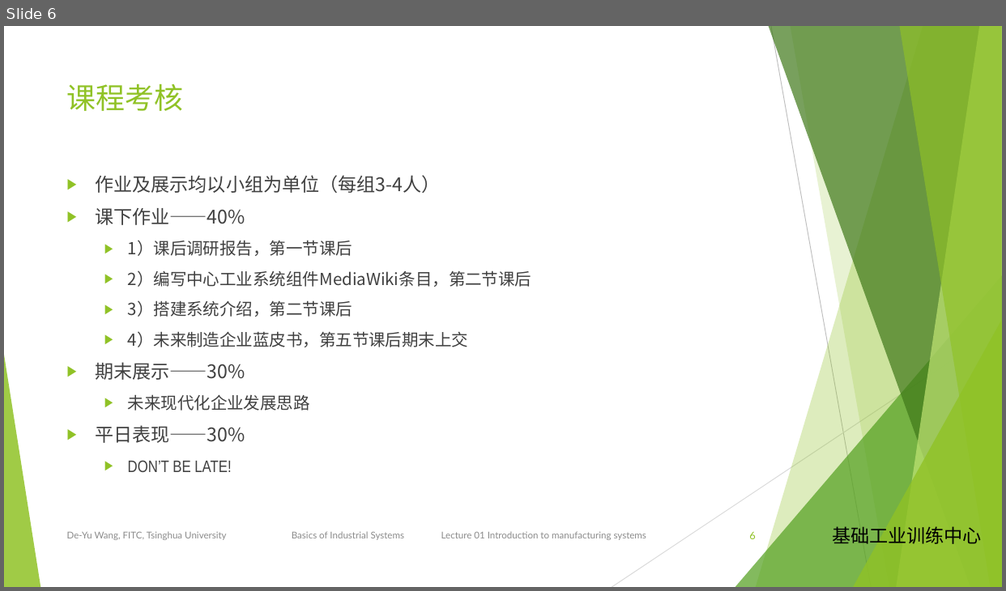
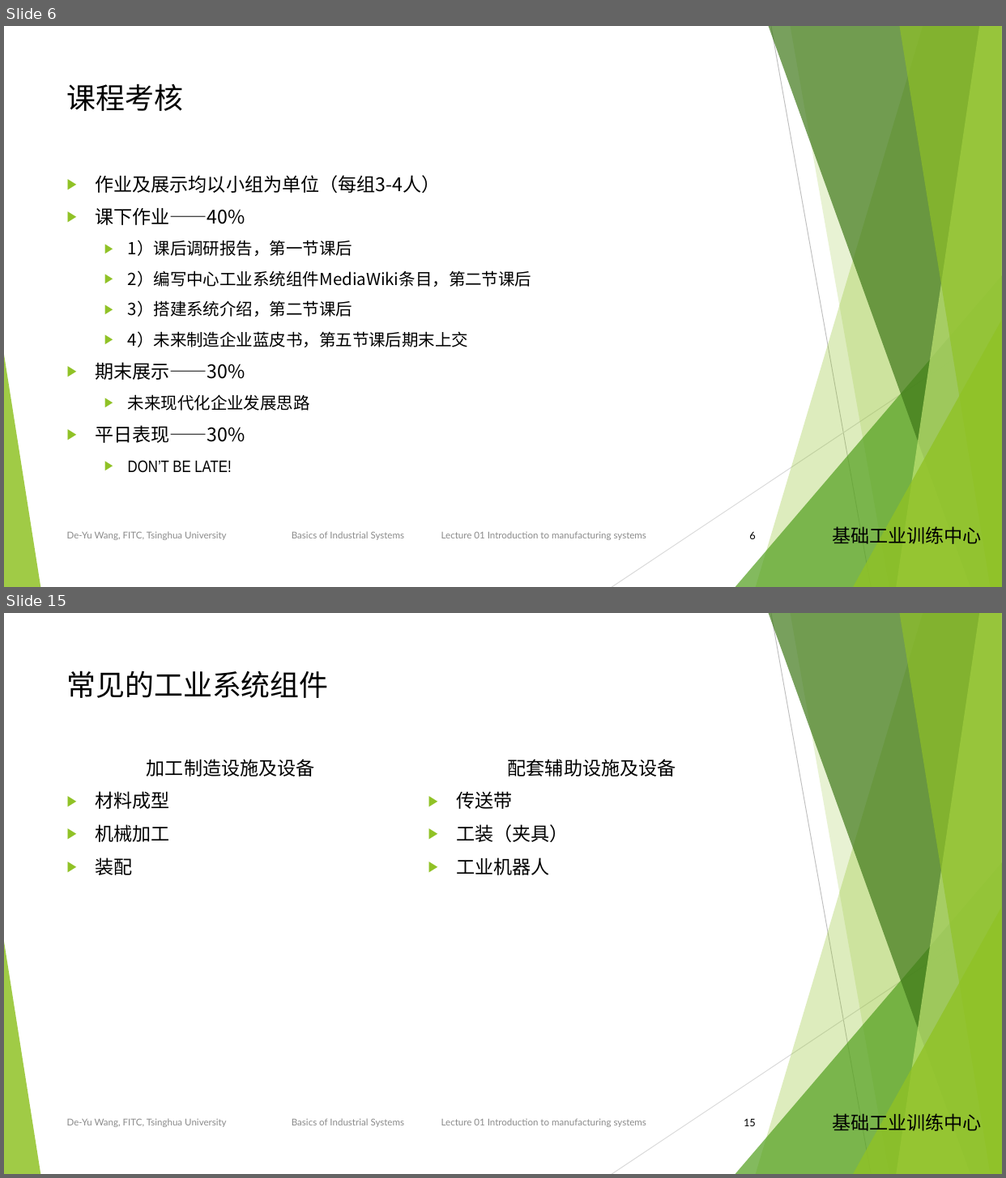
Before and after one commit to woodyme/i.center_my_workzone, a slide deck: 工业系统概论/课程方案/工业系统沙盘01-制造系统导言.pptx. Shown one above the other, each under a label of ours: slide 6 before the commit, slides 6 and 15 after it; the slides between them are not shown. The pictures are 1006x591 and 1006x1178 pixels, drawn with LibreOffice and Linux fonts; fonts in the diff are those of the drawing; background and template pictures are left out. Boxes give left, top, right and bottom in pixels: in the first picture for what was removed or moved away, otherwise in the second. Text is boxed around its words. In the diff, an @@ line names an element or a change of style, - is before the commit and + after.

Commit message:
update 工业系统沙盘 案例简介 及 01制造系统导言

```diff
--- a/工业系统概论/课程方案/工业系统沙盘01-制造系统导言.pptx
+++ b/工业系统概论/课程方案/工业系统沙盘01-制造系统导言.pptx
@@ slide 15 added at (4,613,1002,1174), background #F0FFC8; not listed: 12 template elements that a slide beside it also shows @@
@@ title added at (67,671,329,698), 28 pt, text #000000 @@
+常见的工业系统组件
@@ text added at (95,759,315,875), 18 pt, text #000000 @@
+加工制造设施及设备
+▶ 材料成型
+▶ 机械加工
+▶ 装配
@@ text added at (456,759,676,875), 18 pt, text #000000 @@
+配套辅助设施及设备
+▶ 传送带
+▶ 工装（夹具）
+▶ 工业机器人
@@ page number added at (744,1118,756,1127), 10 pt, text #000000 @@
+15
@@ slide 6 changed as well @@
@@ background #FFFFFF to #F0FFC8 @@
@@ title "课程考核" at (67,84,184,111): text colour #90C226 to #000000 @@
@@ text "作业及展示均以小组为单位（每组3-4人）" at (95,175,532,473): text colour #404040 to #000000 @@
@@ line (1002, 327) - (612, 587): stroke #D9D9D9 0.75 pt to #DDFF84 0.75 pt @@
@@ page number at (749,531,755,540): text colour #90C226 to #000000 @@
```
Also in this commit, not shown: 7 other slides changed, 7 other slides added, 2 slides removed, 2 other files.
